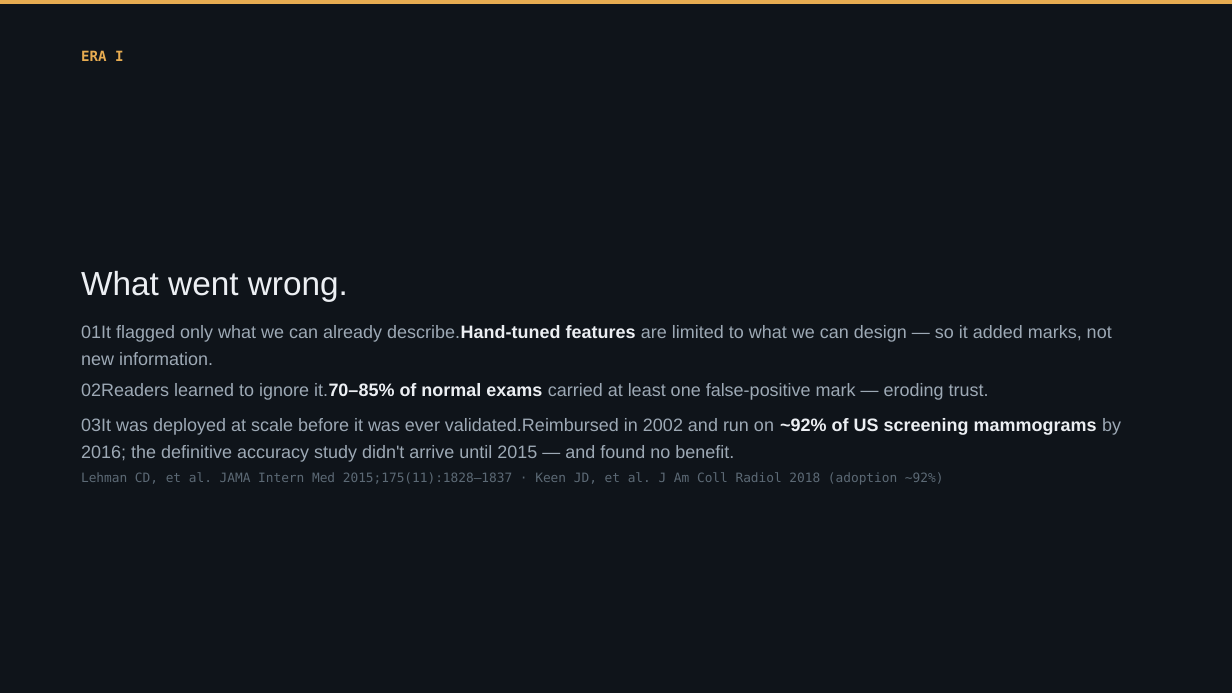
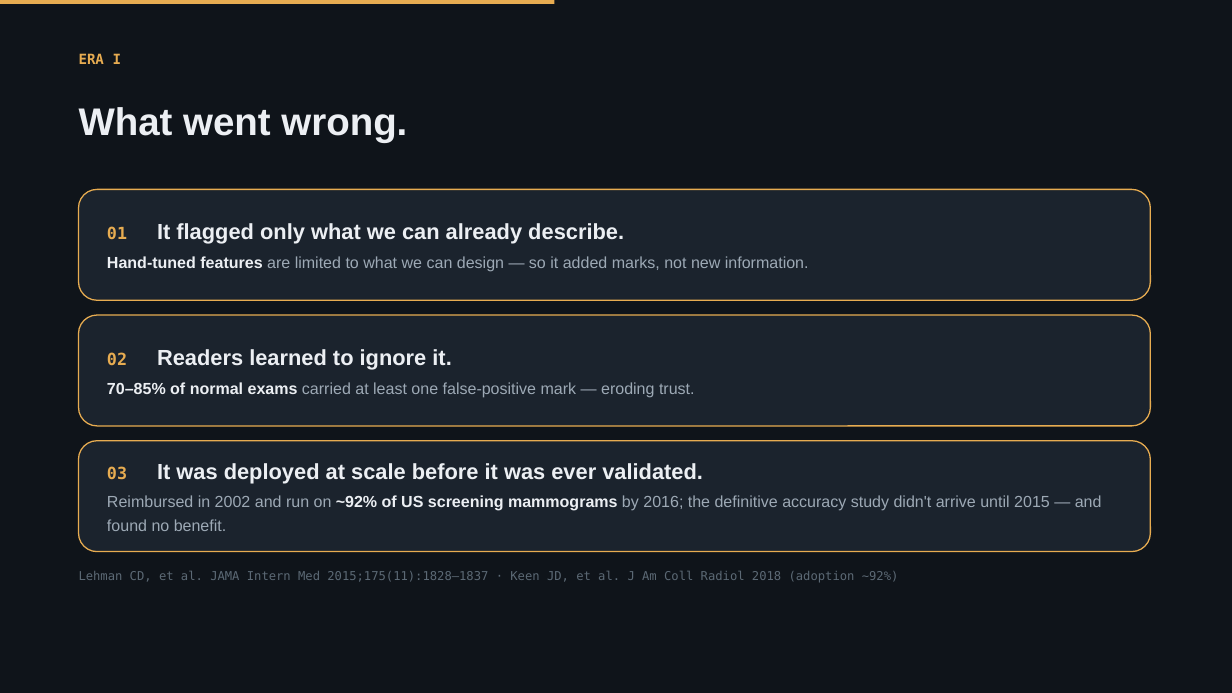
Before and after one commit to Emory-HITI/Mammo, a slide deck: slide 6 of keynote-iwbi-2026/pptx/sections/IWBI2026_Trivedi_01_CAD.pptx. Drawn at 1232x693 pixels with LibreOffice and Linux fonts; fonts in the diff are those of the drawing. Boxes give left, top, right and bottom in pixels: in the first picture for what was removed or moved away, otherwise in the second. Text is boxed around its words. In the diff, an @@ line names an element or a change of style, - is before the commit and + after.

```diff
--- a/keynote-iwbi-2026/pptx/sections/IWBI2026_Trivedi_01_CAD.pptx
+++ b/keynote-iwbi-2026/pptx/sections/IWBI2026_Trivedi_01_CAD.pptx
@@ rectangle: place and size @@
-rectangle at bbox=[0, 0, 1232, 4]
+rectangle at bbox=[0, 0, 555, 4]
@@ text "ERA I" at bbox=[79, 53, 121, 64]: line spacing 1.28 to 1; less space between paragraphs @@
@@ text "What went wrong.": place and size @@
-text "What went wrong." at bbox=[81, 271, 348, 302]
+text "What went wrong." at bbox=[79, 107, 407, 143]
@@ text "What went wrong." at bbox=[79, 107, 407, 143]: size 26 to 30 pt, bold on; line spacing 1.06 to 1; less space between paragraphs @@
@@ vertical alignment top to middle; fill none to #1B232D; outline none to #E7AC51 1 pt in 3 elements at bbox=[79, 315, 1151, 426], bbox=[79, 441, 1151, 552], bbox=[79, 189, 1151, 300] @@
@@ rounded rectangle "01 It flagged only what ...": place and size @@
-rounded rectangle "01 It flagged only what ..." at bbox=[81, 325, 1112, 365]
+rounded rectangle "01 It flagged only what ..." at bbox=[79, 189, 1151, 300]
@@ text in rounded rectangle at bbox=[107, 223, 809, 272]: text changed; size 14 to 12.5 pt @@
-01It flagged only what we can already describe.Hand-tuned features are limited to what we can design — so it added marks, not new information.
+01 It flagged only what we can already describe.
+Hand-tuned features are limited to what we can design — so it added marks, not new information.
@@ rounded rectangle "02 Readers learned to ignore ...": place and size @@
-rounded rectangle "02 Readers learned to ignore ..." at bbox=[81, 383, 989, 400]
+rounded rectangle "02 Readers learned to ignore ..." at bbox=[79, 315, 1151, 426]
@@ text in rounded rectangle at bbox=[107, 349, 695, 397]: text changed; size 14 to 12.5 pt @@
-02Readers learned to ignore it.70–85% of normal exams carried at least one false-positive mark — eroding trust.
+02 Readers learned to ignore it.
+70–85% of normal exams carried at least one false-positive mark — eroding trust.
@@ rounded rectangle "03 It was deployed at ...": place and size @@
-rounded rectangle "03 It was deployed at ..." at bbox=[81, 418, 1121, 462]
+rounded rectangle "03 It was deployed at ..." at bbox=[79, 441, 1151, 552]
@@ text in rounded rectangle at bbox=[107, 463, 1102, 531]: text changed; size 14 to 12.5 pt @@
-03It was deployed at scale before it was ever validated.Reimbursed in 2002 and run on ~92% of US screening mammograms by 2016; the definitive accuracy study didn't arrive until 2015 — and found no benefit.
+03 It was deployed at scale before it was ever validated.
+Reimbursed in 2002 and run on ~92% of US screening mammograms by 2016; the definitive accuracy study didn't arrive until 2015 — and found no benefit.
@@ text "Lehman CD, et al. JAMA ...": place and size @@
-text "Lehman CD, et al. JAMA ..." at bbox=[81, 472, 944, 485]
+text "Lehman CD, et al. JAMA ..." at bbox=[79, 571, 899, 583]
@@ text "Lehman CD, et al. JAMA ..." at bbox=[79, 571, 899, 583]: size 10 to 9.5 pt; line spacing 1.3 to 1; less space between paragraphs @@
```
Also in this commit, not shown: 6 other slides changed, 1 other file.
